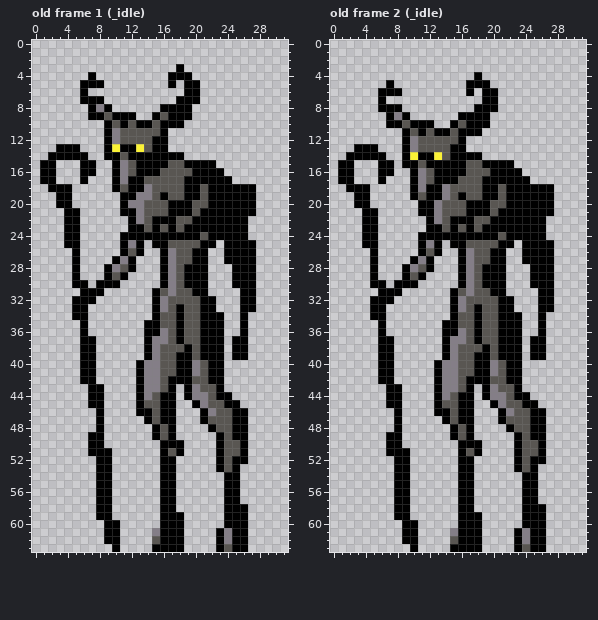
A pixel-art file gets an edit: assets/aseprite_files/npcs/big_bad.ase. The first picture shows the starting point.
32x64 pixels, 7 frames. Shown: old frame 1 (_idle), old frame 2 (_idle). The commit also changed other frames, which this record leaves out.
Once edited:
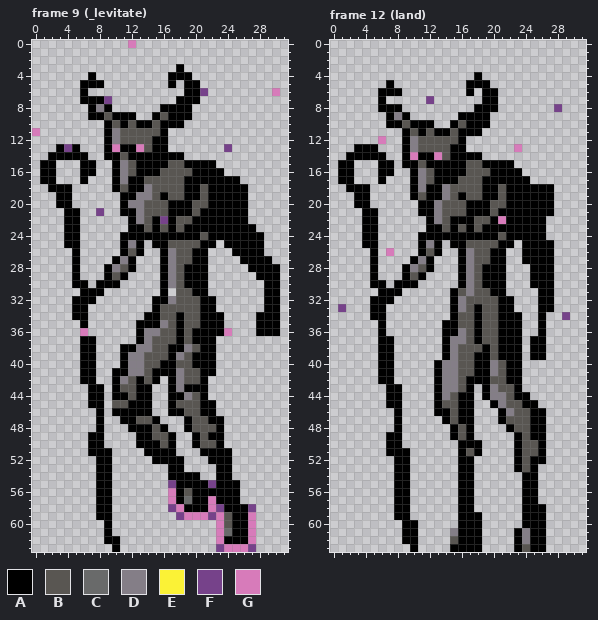
Palette (. is transparent): A #000000  B #595652  C #696a6a  D #847e87  E #fbf236  F #76428a  G #d77bba
A new or re-ordered frame is compared with the old frame closest to it.
Change:
frames 7 -> 13
Frame 9 (_levitate) is new; against old frame 1 (_idle):
y 0: x 12 . -> G
y 6: x 21 . -> F; x 30 . -> G
y 7: x 9 . -> F
y 11: x 0 . -> G
y 13: x 4 A -> F; x 10 E -> G; x 13 E -> G; x 24 . -> F
y 17: x 25 . -> A
y 18..20: x 27 A -> .
y 21: x 8 . -> F; x 27 A -> .
y 22: x 16 A -> F
y 23: x 27 . -> A
y 24: x 27..28 .. -> AA
y 25: x 28 . -> A
y 26: x 24 A -> .; x 28 . -> A
y 27: x 24..25 AA -> ..; x 28..29 .. -> AA
y 28: x 25..26 AA -> ..; x 28..30 ... -> AAA
y 29: x 25..30 AAA... -> ...AAA
y 30: x 25..27 AAA -> ...; x 29..30 .. -> AA
y 31: x 15..17 ABD -> .A.; x 26..27 AA -> ..; x 29..30 .. -> AA
y 32: x 16..17 DB -> AD; x 26..27 AA -> ..; x 29..30 .. -> AA
y 33: x 16 D -> B; x 18 A -> B; x 26..27 AA -> ..; x 29..30 .. -> AA
y 34: x 14 . -> A; x 26 A -> .; x 28..30 ... -> AAA
y 35: x 13 . -> A; x 16 B -> D; x 26 A -> .; x 28..30 ... -> AAA
y 36: x 6 A -> G; x 13..16 .AAD -> ADDB; x 20 B -> A; x 24 . -> G; x 26 A -> .; x 28..30 ... -> AAA
y 37: x 13..16 .ADD -> ADBB; x 20 B -> A; x 23 A -> .; x 25..26 AA -> ..
y 38: x 11..15 ...AD -> AADDB; x 17..19 BBA -> AAD; x 23 A -> .; x 25..26 AA -> ..
y 39: x 11..15 ...AD -> ADDBB; x 17..20 BAAB -> ADBA; x 23 A -> .; x 25..26 AA -> ..
y 40: x 11..21 ..ADDBBAADB -> ADDBBAABBAA; x 23 A -> .
y 41: x 10..21 ...ADDBBAADB -> AADDBAAADBBA; x 23 A -> .
y 42: x 10..12 ... -> ADB; x 14..16 DDB -> BA.; x 18..19 AA -> DB; x 21..23 BAA -> A..
y 43: x 10..12 ... -> ABB; x 14..16 DDB -> A..; x 18 . -> D; x 20..23 DBBA -> AA..
y 44: x 10..12 ... -> AAB; x 14..16 DBA -> A..; x 18..24 .ADDBAA -> ADBA...
y 45: x 10..12 ... -> BBA; x 14..16 BBA -> A..; x 18..25 ..ADBBAA -> BBBAA...
y 46: x 10..12 ... -> AAA; x 15..16 BA -> ..; x 18..20 ... -> ABB; x 22..26 DBBAA -> A....
y 47: x 11..17 ...ABAA -> AABBA..; x 19..26 ..ABBBAA -> ABBAA...
y 48: x 12..17 ...ABA -> AAABA.; x 19..26 ...ABBAA -> ABBBA...
y 49: x 13..15 ..A -> AAB; x 20..22 ... -> ABA; x 24..26 BAA -> ...
y 50: x 13..16 ...A -> AAAB; x 18 A -> .; x 20..22 ... -> ABB; x 24..26 BBA -> ...
y 51: x 14..15 .. -> AA; x 17..18 BA -> A.; x 21..22 .. -> AA; x 24..26 BBA -> A..
y 52: x 15 . -> A; x 18 . -> A; x 22 . -> A; x 24..26 BAA -> A..
y 53: x 16 A -> .; x 18 . -> A; x 24..25 BA -> A.
y 54: x 16 A -> .; x 18..20 ... -> AAA; x 23 . -> A; x 25 A -> .
y 55: x 16..23 AA...... -> .FAAAAFA
y 56: x 16..23 AA...... -> .GABAAAA
y 57: x 16..23 AA...... -> .GACAAGA
y 58: x 16..23 AA...... -> .FGAAAGF; x 27 . -> F
y 59: x 16..24 AAA.....A -> ..FGGGFGB; x 27 . -> G
y 60: x 10 A -> .; x 16..18 AAA -> ...; x 23..24 .A -> GB; x 27 . -> G
y 61: x 10 A -> .; x 15..18 DAAA -> ....; x 23..24 AD -> GC; x 27 . -> G
y 62: x 15..18 BAAA -> ....; x 23..24 AD -> GA; x 27 . -> G
y 63: x 15..18 AAAA -> ....; x 23..27 ABAA. -> FGGGF
Frame 12 (land) is new; against old frame 2 (_idle):
y 7: x 12 . -> F
y 8: x 28 . -> F
y 12: x 6 . -> G
y 13: x 23 . -> G
y 14: x 10 E -> G; x 13 E -> G
y 22: x 21 A -> G
y 26: x 7 . -> G
y 33: x 1 . -> F
y 34: x 29 . -> F
